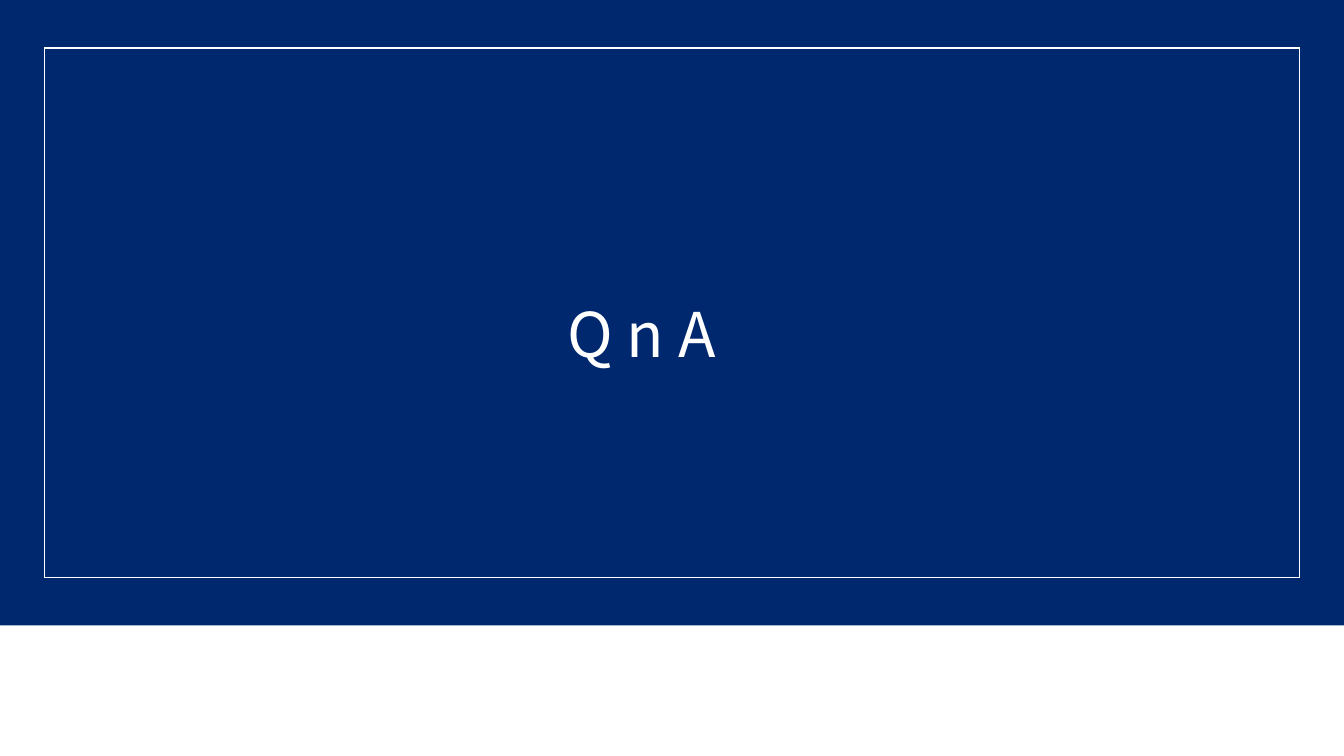
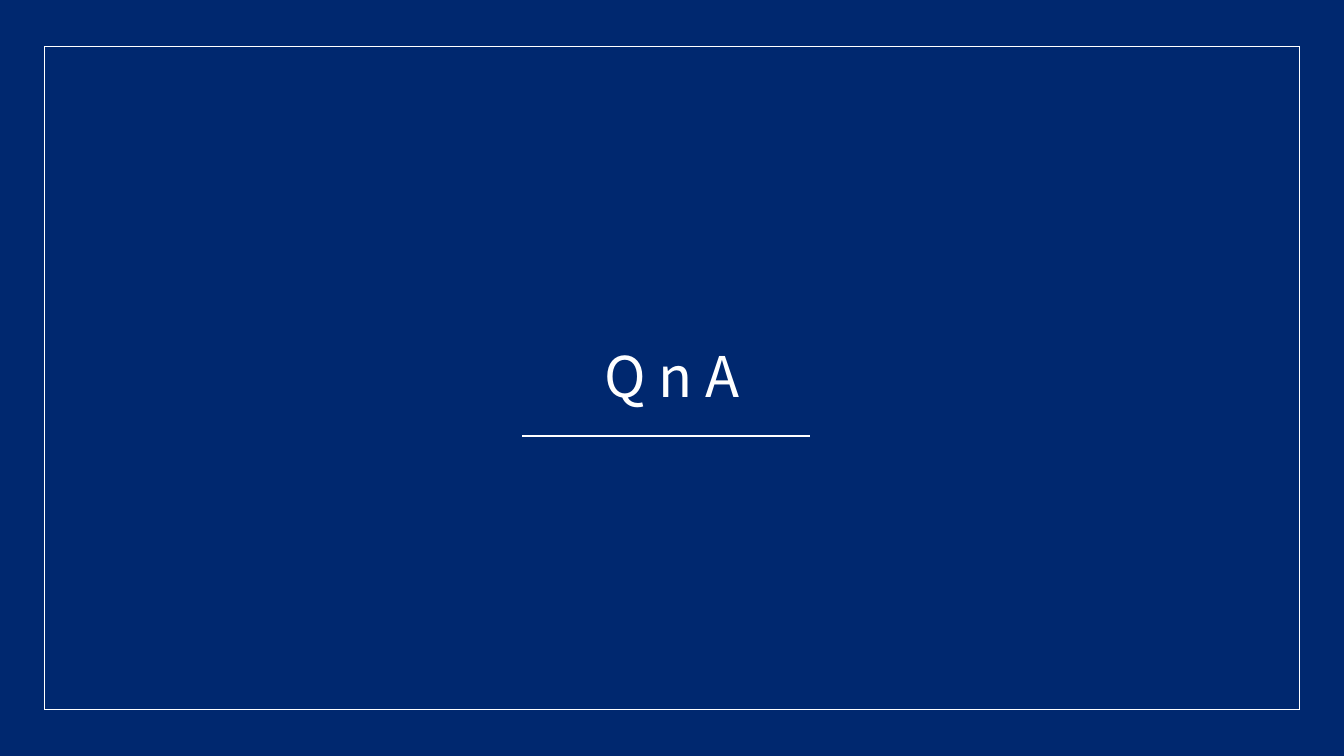
Before and after one commit to gusrn0505/TIL, a slide deck: slide 28 of [PPTPLUG]PP-151/RecSys 발표 준비_강현구.pptx. Drawn at 1344x756 pixels with LibreOffice and Linux fonts; fonts in the diff are those of the drawing. Boxes give left, top, right and bottom in pixels: in the first picture for what was removed or moved away, otherwise in the second. Text is boxed around its words. In the diff, an @@ line names an element or a change of style, - is before the commit and + after.

```diff
--- a/[PPTPLUG]PP-151/RecSys 발표 준비_강현구.pptx
+++ b/[PPTPLUG]PP-151/RecSys 발표 준비_강현구.pptx
@@ rectangle: place and size @@
-rectangle at (0, 0, 1344, 626)
+rectangle at (0, 0, 1344, 756)
@@ rectangle: place and size @@
-rectangle at (44, 48, 1300, 578)
+rectangle at (44, 46, 1300, 710)
@@ text "Q n A": place and size @@
-text "Q n A" at (567, 311, 715, 369)
+text "Q n A" at (605, 355, 739, 408)
@@ text "Q n A" at (605, 355, 739, 408): size 44 to 40 pt; alignment left to centre @@
@@ line added from (522, 437) to (811, 437), #FFFFFF 1 pt @@
```
Also in this commit, not shown: 12 other slides changed, 3 other files.
